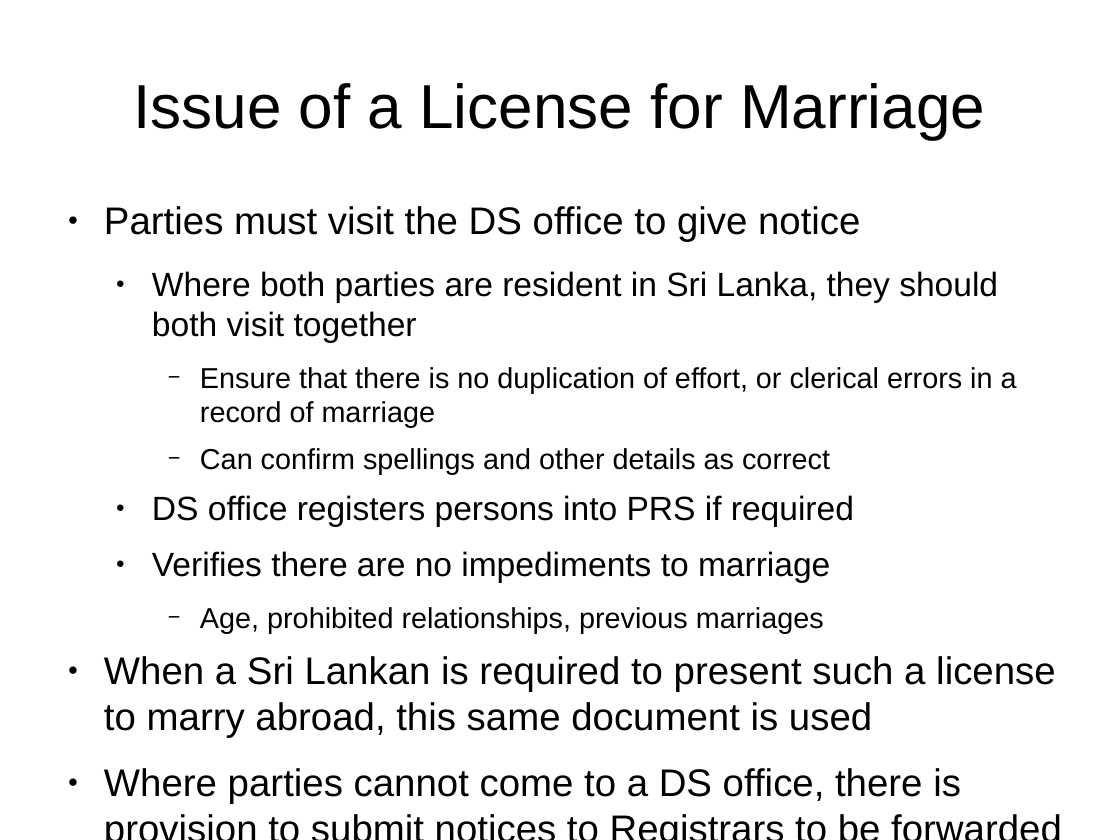
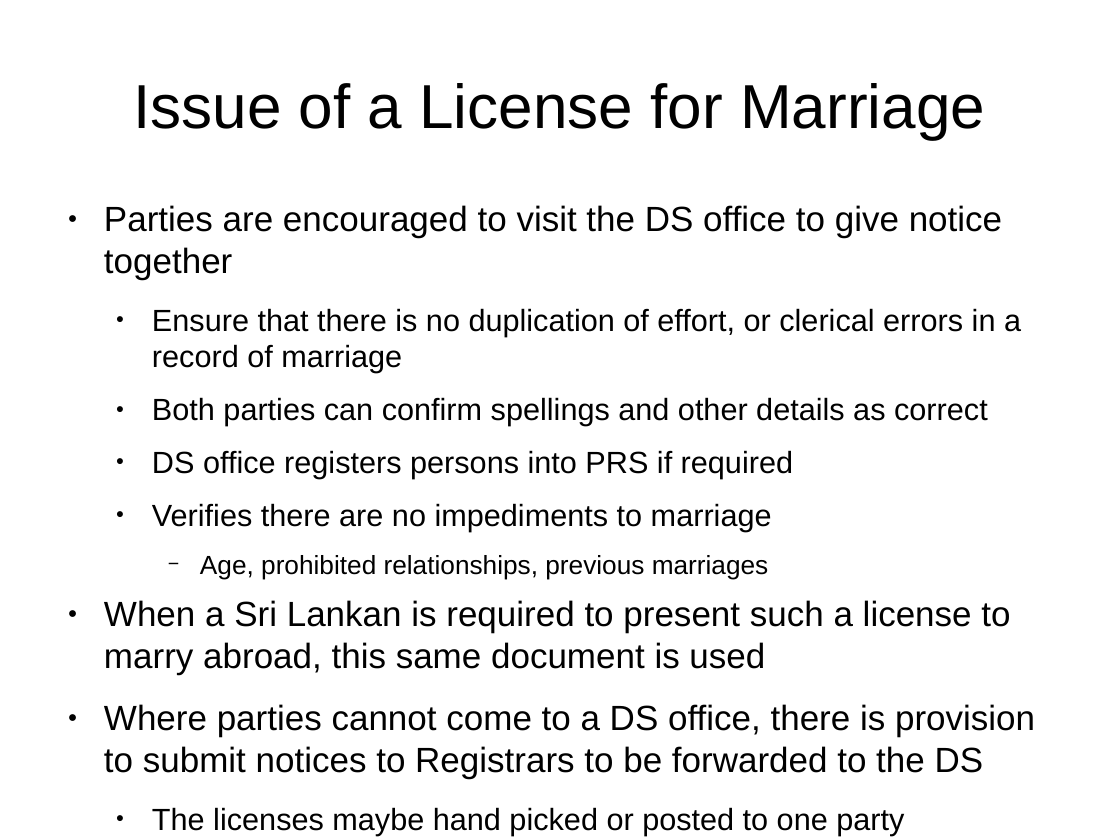
Before and after one commit to pradeepy2kg/pradeepy2kg-adsfasdf, a slide deck: slide 6 of docs/Marriages/ReEngineering/Marriage-Registration-Re-Engineering.odp. Drawn at 1120x840 pixels with LibreOffice and Linux fonts; fonts in the diff are those of the drawing. Boxes give left, top, right and bottom in pixels: in the first picture for what was removed or moved away, otherwise in the second. Text is boxed around its words. In the diff, an @@ line names an element or a change of style, - is before the commit and + after.

```diff
--- a/docs/Marriages/ReEngineering/Marriage-Registration-Re-Engineering.odp
+++ b/docs/Marriages/ReEngineering/Marriage-Registration-Re-Engineering.odp
@@ text at [104,205,1002,280]: text changed; size 23.8 to 24.8 pt @@
-● Parties must visit the DS office to give notice
-  ● Where both parties are resident in Sri Lanka, they should both visit together
+● Parties are encouraged to visit the DS office to give notice together
@@ text at [104,308,1035,779]: size 20.4 to 21.7 pt in "Ensure that there is no duplication of ..."; size 23.8 to 21.7 pt in "DS office registers persons into PRS if ...", "Verifies there are no impediments to marriage"; size 20.4 to 18.6 pt in "Age, prohibited relationships, previous marriages"; size 27.2 to 24.8 pt in "When a Sri Lankan is required to ...", "Where parties cannot come to a DS ..."; bullet − to ●; list level 3 to 2 in "Ensure that there is no ..." @@
@@ text at [152,397,988,426]: text changed; size 20.4 to 21.7 pt @@
-    − Can confirm spellings and other details as correct
+  ● Both parties can confirm spellings and other details as correct
@@ text at [152,807,904,836]: paragraph added @@
+  ● The licenses maybe hand picked or posted to one party
```
Also in this commit, not shown: 4 other slides changed, 2 slides added.
